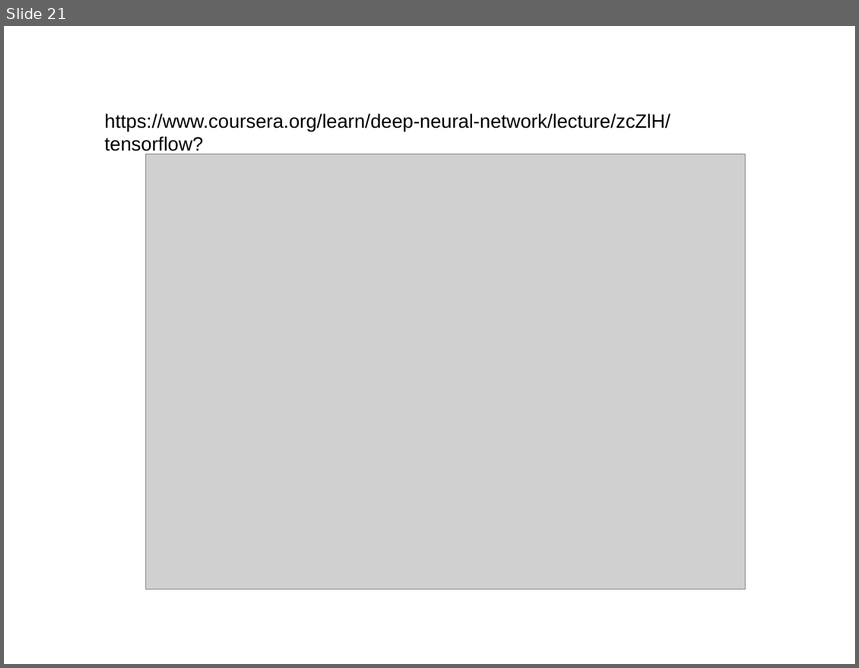
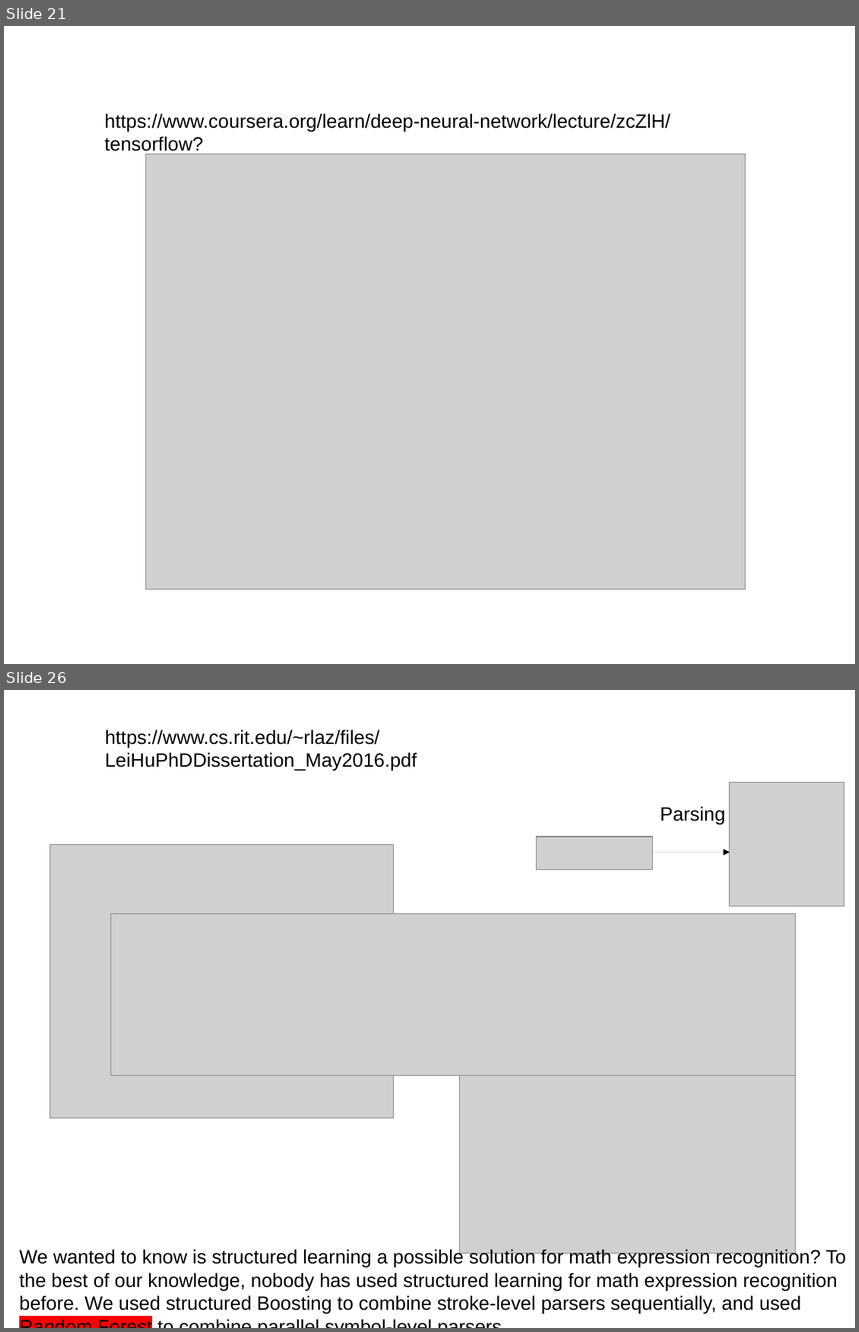
Before and after one commit to rosepark222/RNN-for-adding-two-binary-numbers, a slide deck: RNN.odp. Shown one above the other, each under a label of ours: slide 21 before the commit, slides 21 and 26 after it; the slides between them are not shown. The pictures are 859x668 and 859x1332 pixels, drawn with LibreOffice and Linux fonts; fonts in the diff are those of the drawing; grey boxes stand for pictures. Boxes give left, top, right and bottom in pixels: in the first picture for what was removed or moved away, otherwise in the second. Text is boxed around its words. In the diff, an @@ line names an element or a change of style, - is before the commit and + after.

```diff
--- a/RNN.odp
+++ b/RNN.odp
@@ slide 26 added at [4,690,855,1328], background #FFFFFF @@
@@ text added at [105,730,417,771], 18 pt, text #000000 @@
+https://www.cs.rit.edu/~rlaz/files/LeiHuPhDDissertation_May2016.pdf
@@ picture added at [730,783,845,907] @@
@@ text added at [660,806,725,825], 18 pt, text #000000 @@
+Parsing
@@ picture added at [50,844,393,1119] @@
@@ picture added at [537,837,653,870] @@
@@ arrow added from (653, 852) to (730, 852), #000000 0 pt @@
@@ picture added at [110,914,795,1075] @@
@@ picture added at [460,1053,796,1254] @@
@@ text added at [19,1249,847,1315], 18 pt, text #000000 @@
+We wanted to know is structured learning a possible solution for math expression recognition? To the best of our knowledge, nobody has used structured learning for math expression recognition before. We used structured Boosting to combine stroke-level parsers sequentially, and used Random Forest to combine parallel symbol-level parsers.
```
Also in this commit, not shown: 1 slide changed, 7 other slides added, 2 slides removed.
